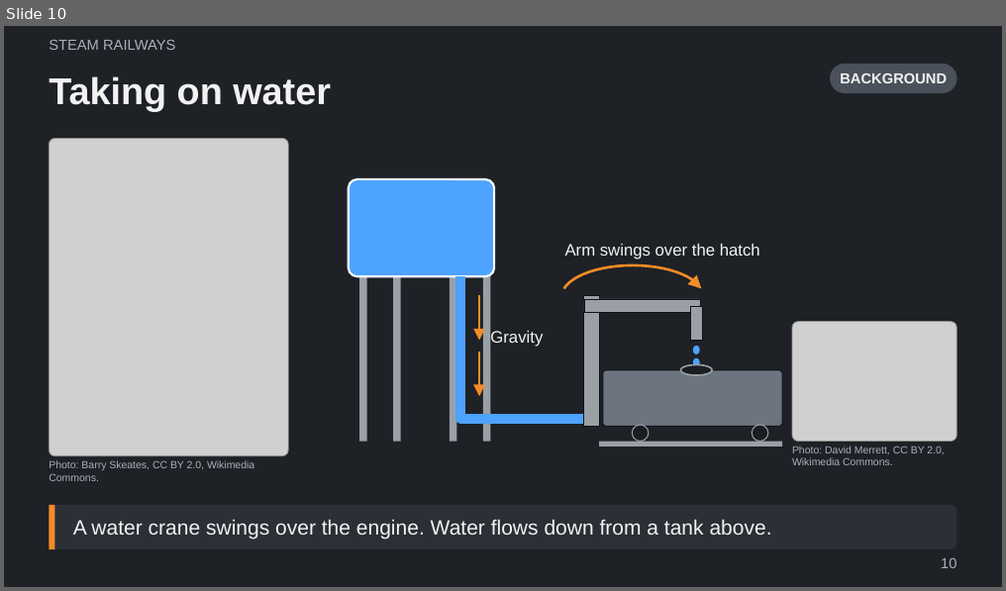
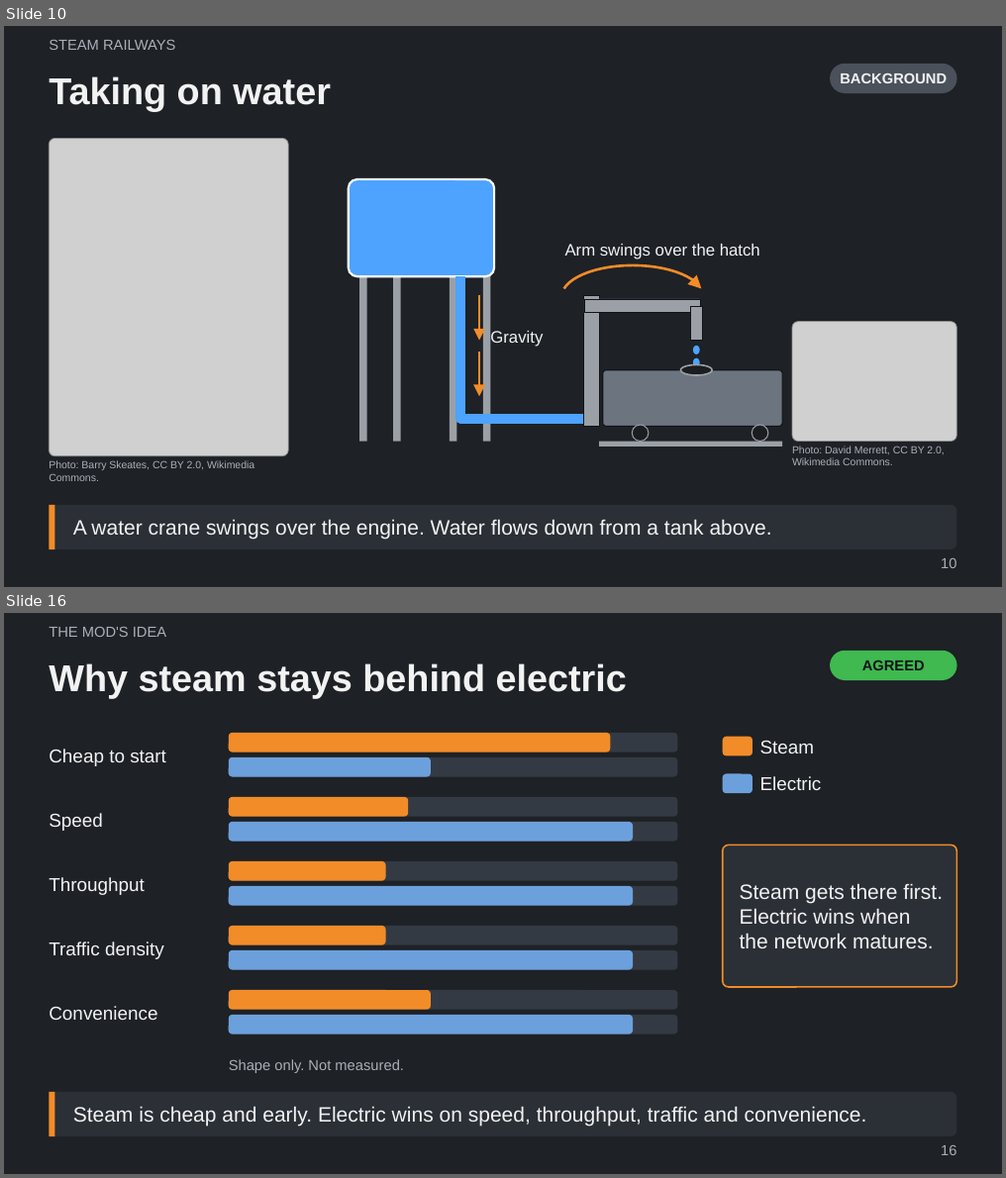
Before and after one commit to Tarenkookoo/Satisfactory---Early-Locomotion, a slide deck: Reporting/Claude Presents/Early_Locomotion_Explained.pptx. Shown one above the other, each under a label of ours: slide 10 before the commit, slides 10 and 16 after it; the slides between them are not shown. The pictures are 1006x591 and 1006x1178 pixels, drawn with LibreOffice and Linux fonts; fonts in the diff are those of the drawing; grey boxes stand for pictures. Boxes give left, top, right and bottom in pixels: in the first picture for what was removed or moved away, otherwise in the second. Text is boxed around its words. In the diff, an @@ line names an element or a change of style, - is before the commit and + after.

```diff
--- a/Reporting/Claude Presents/Early_Locomotion_Explained.pptx
+++ b/Reporting/Claude Presents/Early_Locomotion_Explained.pptx
@@ slide 16 added at (4,613,1002,1174), background #1E2126 @@
@@ text added at (49,627,166,637), 14 pt, text #A9B0B8 @@
+THE MOD'S IDEA
@@ title added at (49,663,627,698), 36 pt, text #F2F2F2, bold @@
+Why steam stays behind electric
@@ rounded rectangle added at (830,651,957,680), fill #3FB950, 14 pt, text #101418, bold @@
+AGREED
@@ group added at (723,737,822,793): 2 rounded rectangles, 2 texts @@
+Steam
+Electric
@@ rounded rectangle added at (723,845,957,987), fill #2B2F36, outline #F28C28 1.5 pt, 20 pt, text #F2F2F2 @@
+Steam gets there first. Electric wins when the network matures.
@@ group added at (49,733,678,1073): 20 rounded rectangles, 6 texts @@
+Cheap to start
+Speed
+Throughput
+Traffic density
+Convenience
+Shape only. Not measured.
@@ rounded rectangle added at (49,1092,957,1137), fill #2B2F36, 20 pt, text #F2F2F2 @@
+Steam is cheap and early. Electric wins on speed, throughput, traffic and convenience.
@@ rectangle added at (49,1092,54,1137), fill #F28C28 @@
@@ page number added at (941,1146,956,1156), 14 pt, text #A9B0B8 @@
+16
```
Also in this commit, not shown: 1 slide changed, 9 other slides added, 4 other files.
